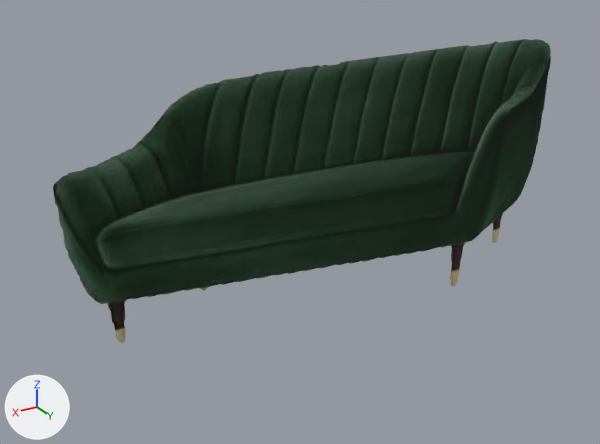
Two versions of the glTF model assets/models/sofa_05.glb, one commit apart.
One viewpoint serves both versions: a 50 mm camera at (1.415, 2.107, 1.507) aimed at (0.133, -0.03, 0.438). The lights are fixed; the arrows at lower left show +X, +Y and +Z. The older version comes first.

Script lines for the objects in view, before the commit:
```python
me_mesh_0 = bpy.data.meshes.new('Mesh_0')
me_mesh_0.from_pydata(...)  # 4 vertices, 2 faces; spans x -0.95..0.95, y 0.0, z 0.0..1.0
me_mesh_0.materials.append(mat_material_0)
ob_sofacutout = bpy.data.objects.new('SofaCutout', me_mesh_0)
ob_sofacutout.location = (0.0, 0.0, 0.0)
```
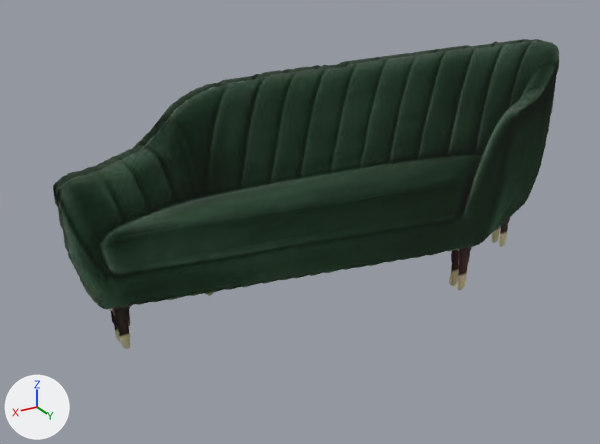
The newer file is also turned or shifted as a whole; pictures and numbers use the older file's frame.

Boxes [x1, y1, x2, y2] around the edits, measured in the pictures (600 x 444 px):
```json
{"object": "SofaCutout", "change": "reshaped", "before": [53, 39, 551, 343], "after": [53, 39, 559, 349]}
{"part": 1, "of": "me_mesh_0", "change": "added", "after": [57, 41, 559, 349], "on screen": "green"}
```

Edits to the scene script, one JSON object a line:
```json
{"block": "me_mesh_0", "where": "# used by ob_sofacutout; location = (0.0, 0.0, 0.0)"}
{"op": "remove", "block": "me_mesh_0", "code": "me_mesh_0.from_pydata(...)  # 4 vertices, 2 faces; spans x -0.95..0.95, y 0.0, z 0.0..1.0"}
{"op": "add", "block": "me_mesh_0", "code": "me_mesh_0.from_pydata(...)  # 8 vertices, 4 faces; spans x -0.95..0.95, y 0.0..0.04, z 0.0..1.0"}
{"block": "me_mesh_0", "change": "me_mesh_0 part 1: the loose piece of 4 vertices spanning x -0.95..0.95, y 0.0, z 0.0..1.0 is copied, and the copy is moved by (0.0, 0.04, 0.0); it spans x -0.95..0.95, y 0.04, z 0.0..1.0"}
```
